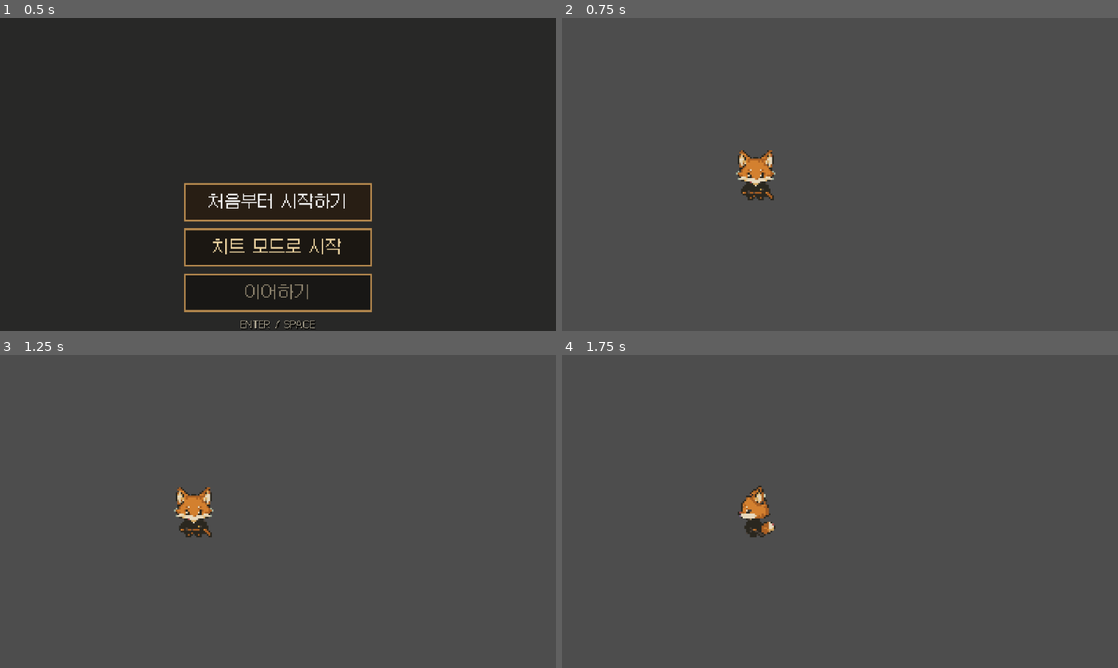
Above: before the commit, frames 1-4 (two rows, left to right).
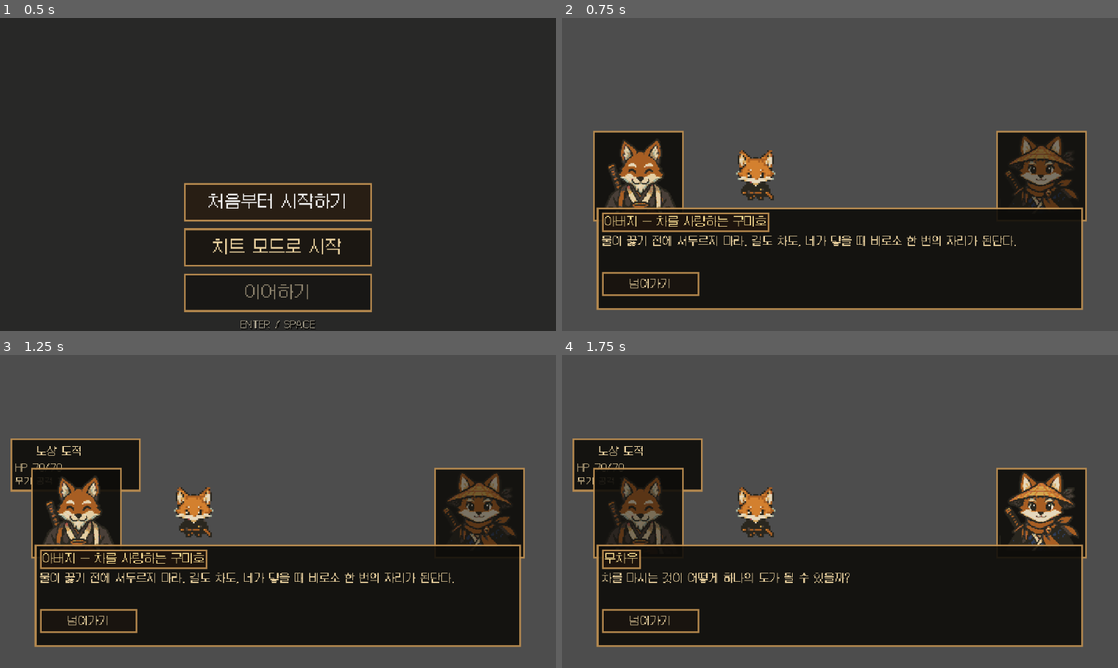
Above: after the commit, the same moments.

Repository: FLYLIKEB/samurai-tea-fox
Game: Godot game, scene res://scenes/ui/start_screen.tscn
Same seed, same stepped clock (60 frames per second), same inputs: the game is played once before the commit and once after it.
Inputs (mouse positions are in pixels of both pictures, inside the frame that each line leads up to):
- Up to frame 1 (0.5 s): no input
- Up to frame 2 (0.75 s): click "처음부터 시작하기" at 0.5 s
- Up to frame 3 (1.25 s): no input
- Up to frame 4 (1.75 s): click (650, 621) at 1.25 s, where only the run after the commit has a clickable "넘어가기"

Frame 1 is identical in both runs. In frame 2, 36% of the frame differs, in the area x 5-95%, y 36-94%; in frame 3, 39%; in frame 4, 40%, in the area x 1-95%, y 26-94%.
Error before the commit: Parse Error: Identifier "root" not declared in the current scope. (res://src/ui/game_hud.gd:906)

Commit message:
fix: DEV-80 토스트 HUD 노드 연결 수정

Diff:
--- a/src/ui/game_hud.gd
+++ b/src/ui/game_hud.gd
@@ -897,13 +897,14 @@
 	rows.add_child(_labels.menu_feedback)
 	_toast_label = _label("", 12)
 	_toast_label.name = "StatusToast"
+	_toast_label.z_index = 100
 	_toast_label.horizontal_alignment = HORIZONTAL_ALIGNMENT_CENTER
 	_toast_label.set_anchors_preset(Control.PRESET_CENTER_TOP)
 	_toast_label.position = Vector2(-180.0, 8.0)
 	_toast_label.size = Vector2(360.0, 24.0)
 	_toast_label.mouse_filter = Control.MOUSE_FILTER_IGNORE
 	_toast_label.visible = false
-	root.add_child(_toast_label)
+	parent.add_child(_toast_label)
 
 func _advance_status_toast() -> void:
 	if _toast_label == null or _toast_queue.is_empty():
